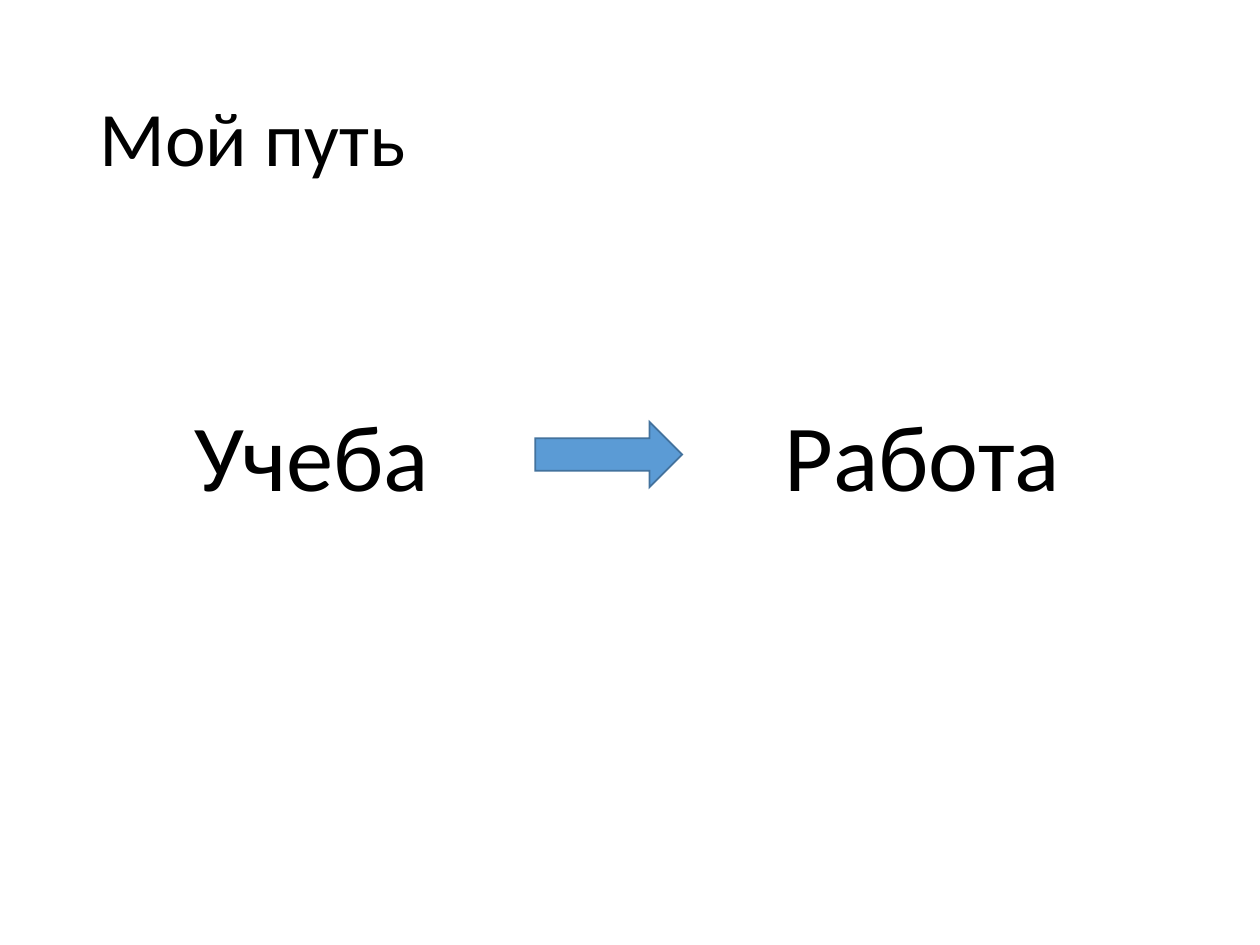
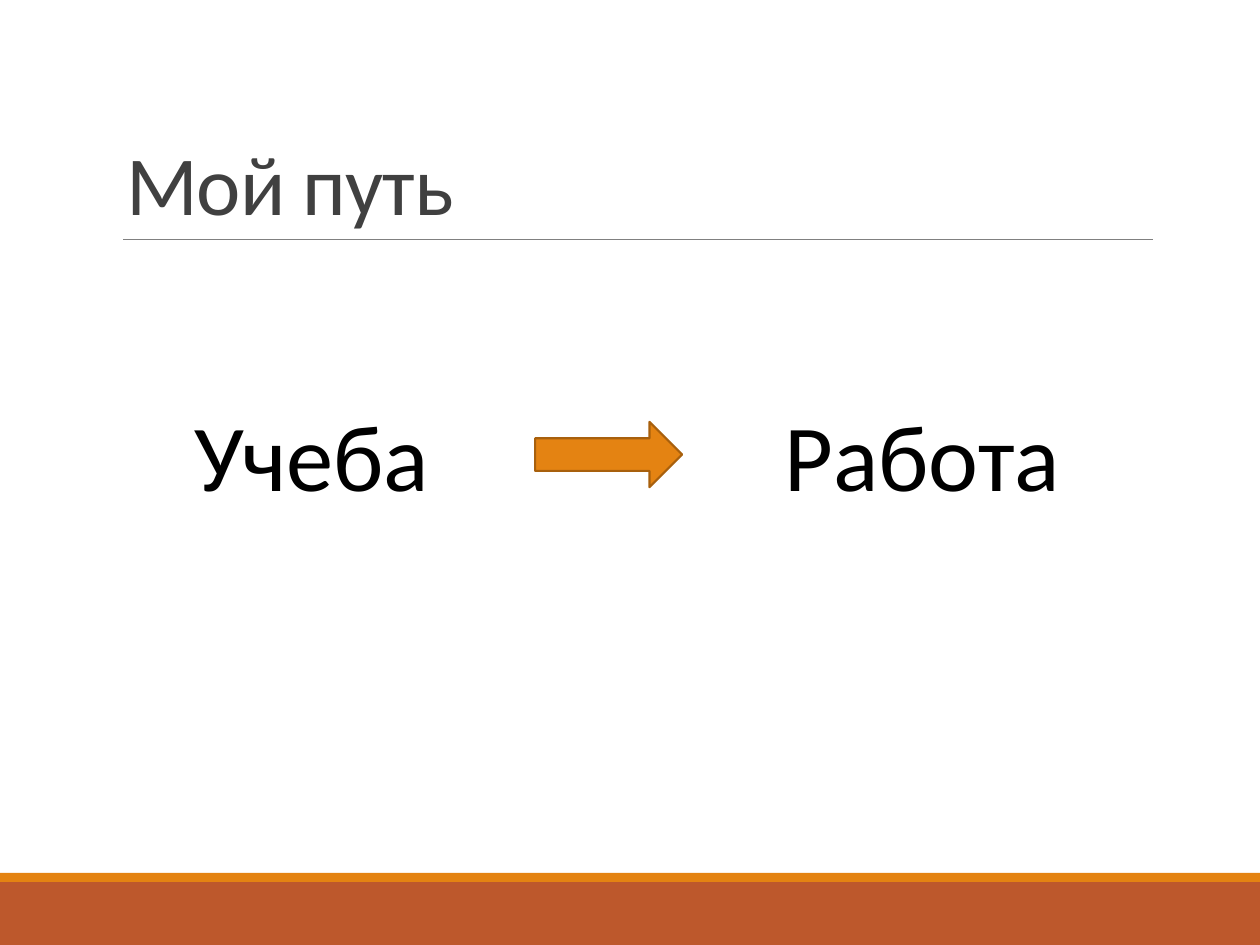
Before and after one commit to vitali-kviatkouski/personal, a slide deck: slide 5 of epamkids/EPAMKids.pptx (slide 6 before the commit). Drawn at 1260x945 pixels with LibreOffice and Linux fonts; fonts in the diff are those of the drawing. Boxes give left, top, right and bottom in pixels: in the first picture for what was removed or moved away, otherwise in the second. Text is boxed around its words. In the diff, an @@ line names an element or a change of style, - is before the commit and + after.

```diff
--- a/epamkids/EPAMKids.pptx
+++ b/epamkids/EPAMKids.pptx
@@ title "Мой путь": place and size @@
-title "Мой путь" at (99, 114, 406, 179)
+title "Мой путь" at (126, 158, 454, 229)
@@ title "Мой путь" at (126, 158, 454, 229): size 44 to 48 pt, text colour #000000 to #404040, letter spacing 0 to -0.5 pt; line spacing 0.9 to 0.85; vertical alignment middle to bottom @@
@@ line added from (123, 239) to (1153, 239), #808080 0.5 pt @@
@@ right arrow at (536, 422, 683, 488): fill #5B9BD5 to #E48312; outline #43739E 1 pt to #A9610D 1.25 pt @@
@@ rectangle added at (0, 882, 1260, 945), fill #BD582C @@
@@ rectangle added at (0, 873, 1260, 882), fill #E48312 @@
```
Also in this commit, not shown: 20 other slides changed, 5 slides added, 7 slides removed, 1 other file.
